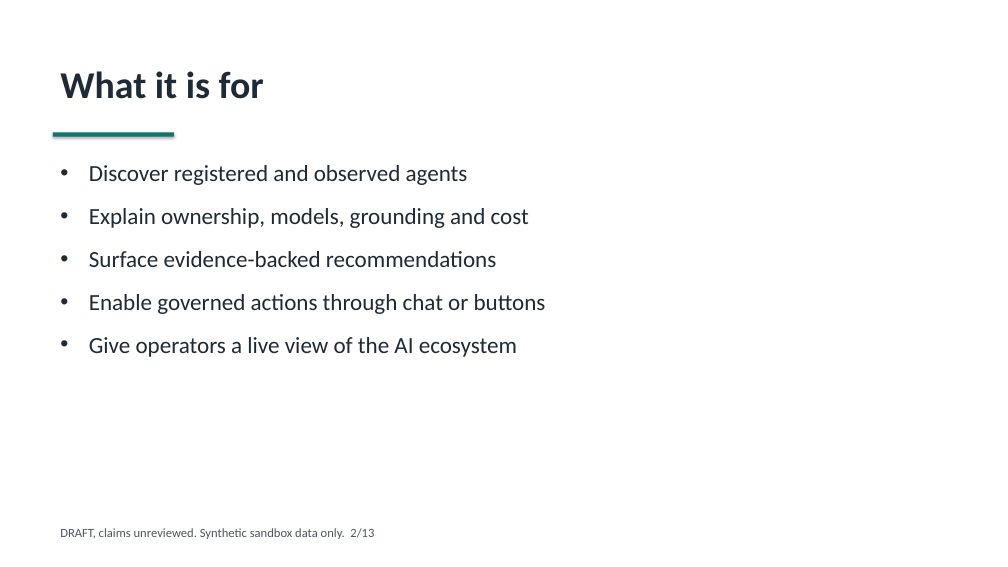
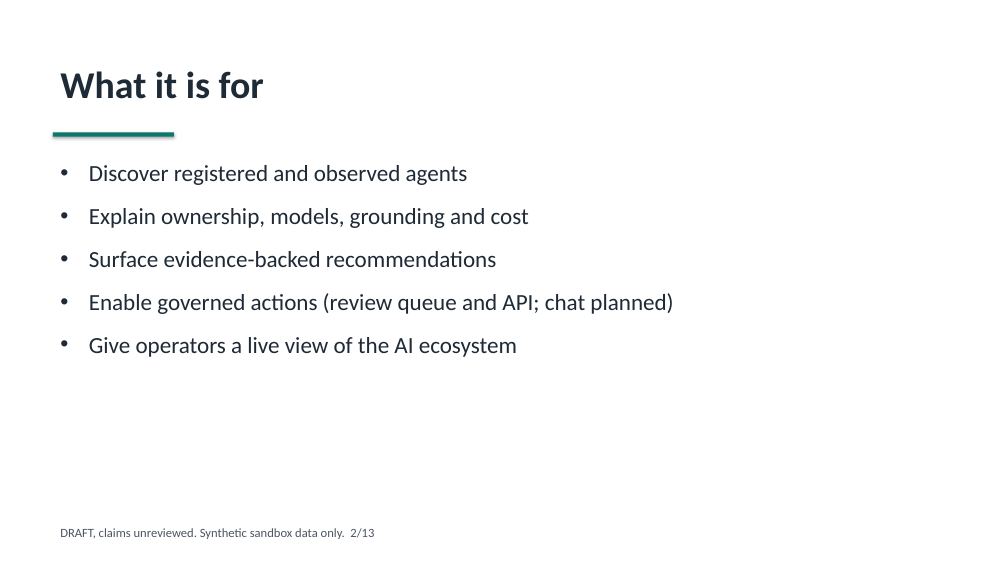
Before and after one commit to fgarofalo56/neurosphere, a slide deck: slide 2 of marketing/deck/neurosphere-walking-deck.pptx. Drawn at 1008x567 pixels with LibreOffice and Linux fonts; fonts in the diff are those of the drawing. Boxes give left, top, right and bottom in pixels: in the first picture for what was removed or moved away, otherwise in the second. Text is boxed around its words. In the diff, an @@ line names an element or a change of style, - is before the commit and + after.

```diff
--- a/marketing/deck/neurosphere-walking-deck.pptx
+++ b/marketing/deck/neurosphere-walking-deck.pptx
@@ text at <box>89,293,673,314</box>: text changed @@
-• Enable governed actions through chat or buttons
+• Enable governed actions (review queue and API; chat planned)
```
Also in this commit, not shown: 3 other slides changed, 12 other files.
